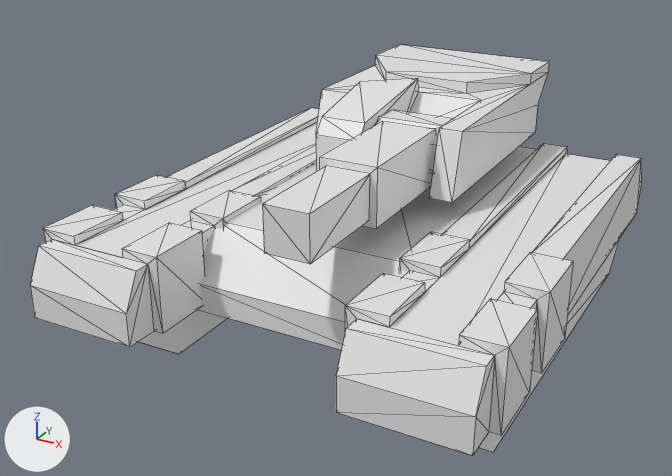
What one commit did to the FBX model art/original_models/L_mortar_tank.FBX.
One viewpoint serves both versions: a 50 mm camera at (4.48, -9.05, 5.23) aimed at (-0.31, -0.35, 0.88). Every picture has the same lights, and +X, +Y and +Z are marked at lower left. Mesh edges are drawn as thin lines.
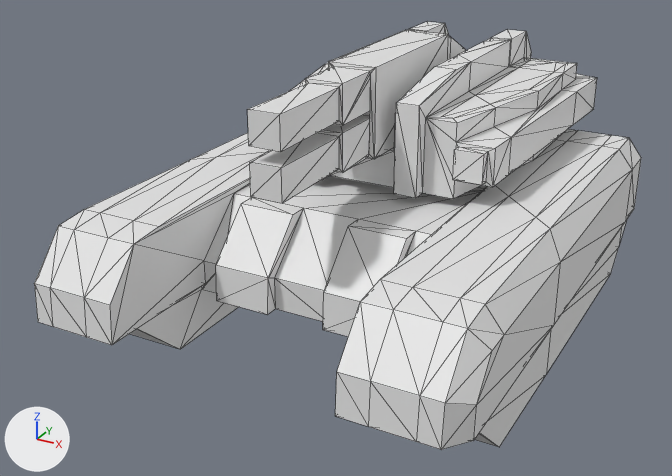
Boxes (x1, y1, x2, y2) around the edits, measured in the pictures (672 x 476 px):
'Mesh', reshaped: before (30, 45, 642, 455); after (34, 22, 641, 450)
part 1 of me_mesh, rebuilt: before (336, 144, 642, 455); after (34, 129, 641, 450)
part 2 of me_mesh, rebuilt: before (316, 45, 549, 203); after (290, 22, 597, 199)
part 3 of me_mesh, added: after (247, 30, 465, 203)
part 4 of me_mesh, deleted: before (30, 108, 319, 354)
part 5 of me_mesh, deleted: before (376, 110, 452, 175)
part 6 of me_mesh, deleted: before (198, 147, 536, 350)
part 7 of me_mesh, deleted: before (262, 166, 370, 264)
part 8 of me_mesh, deleted: before (320, 121, 436, 229)

Edits to the bpy script that builds the scene:
```text
Change me_mesh:
    used by ob_mesh; location = (0.0, 0.0, 0.0)
    remove me_mesh.from_pydata(...)  # 255 vertices, 404 faces; spans x -2.55..2.55, y -3.02..3.02, z 0.0..2.47
    add me_mesh.from_pydata(...)  # 472 vertices, 932 faces; spans x -2.41..2.41, y -3.18..3.43, z 0.0..2.99
    me_mesh part 1: the loose piece of 86 vertices spanning x 1.05..2.55, y -3.02..3.02, z 0.0..1.4 is rebuilt with 196 vertices and now spans x -2.41..2.41, y -3.18..3.02, z 0.0..1.57
    me_mesh part 2: the loose piece of 37 vertices spanning x -1.08..1.08, y -0.39..2.94, z 1.56..2.47 is rebuilt with 208 vertices and now spans x -1.66..1.66, y -0.42..3.43, z 1.59..2.78
    me_mesh part 3: a new loose piece of 68 vertices spanning x -0.28..0.28, y -2.25..1.95, z 2.0..2.99
    me_mesh part 4: the loose piece of 86 vertices spanning x -2.55..-1.05, y -3.02..3.02, z 0.0..1.4 is deleted
    me_mesh part 5: the loose piece of 16 vertices spanning x 0.0..0.81, y -0.07..0.59, z 1.6..2.26 is deleted
    me_mesh part 6: the loose piece of 14 vertices spanning x -1.19..1.19, y -1.98..2.58, z 0.49..1.34 is deleted
    me_mesh part 7: the loose piece of 8 vertices spanning x 0.16..0.65, y -2.57..-1.41, z 1.68..2.17 is deleted
    me_mesh part 8
    8 vertices are removed from x 0.09..0.73, y -1.41..0.02, z 1.6..2.24
    12 faces are deleted
```
